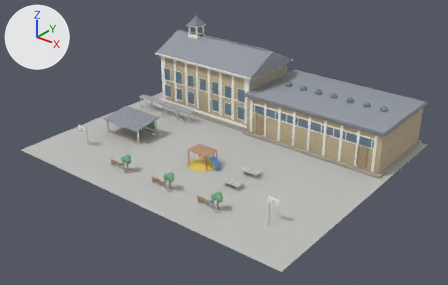
The glTF model models/th42_schulhof.glb, before and after one commit.
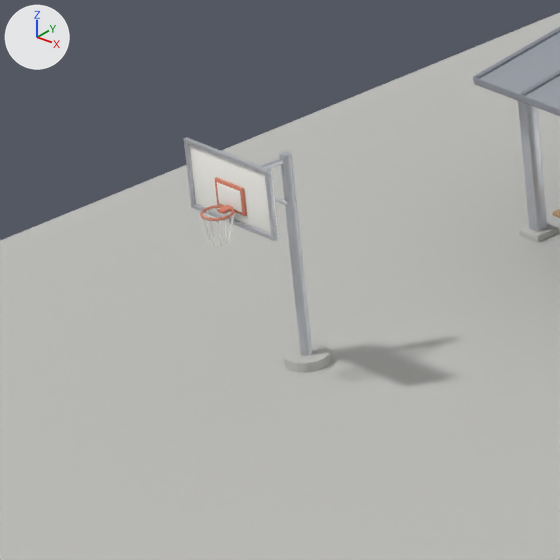
The first picture shows the older version from a 50 mm camera at (58.0, -73.0, 46.1) aimed at (1.7, -2.6, 2.4). The close-ups show the older and then the newer version on the part from 14% to 25% of the width and 39% to 57% of the height of that picture. Only the edits that show in the close-ups are written down. Arrows for +X, +Y and +Z are at upper left; the lights stay in place. Where no turn or scale is listed for an object, it has been applied to the vertices.
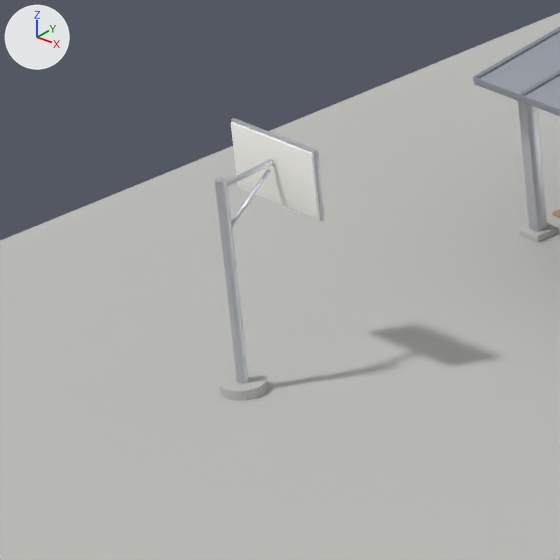
What the commit changed:
Object 'Cylinder.028' (ob_cylinder_028) moves from (-19.0, -13.4, 1.7) to (-19.0, -14.6, 1.7).
Object 'Cylinder.029' (ob_cylinder_029) moves from (-19.0, -13.4, 0.08) to (-19.0, -14.6, 0.08).
Object 'Cube.470' (ob_cube_470) moves from (-19.0, -13.89, 3.33) to (-19.0, -14.11, 3.33).
Object 'Cube.472' (ob_cube_472) moves from (-19.0, -14.4, 3.2) to (-19.0, -13.6, 3.2).
Object 'Cube.473' (ob_cube_473) moves from (-19.0, -14.44, 3.72) to (-19.0, -13.56, 3.72).
Object 'Cube.474' (ob_cube_474) moves from (-19.0, -14.44, 2.68) to (-19.0, -13.56, 2.68).
Object 'Cube.475' (ob_cube_475) moves from (-19.89, -14.44, 3.2) to (-19.89, -13.56, 3.2).
Object 'Cube.476' (ob_cube_476) moves from (-18.11, -14.44, 3.2) to (-18.11, -13.56, 3.2).
Object 'Cube.477' (ob_cube_477) moves from (-19.0, -14.45, 3.08) to (-19.0, -13.55, 3.08).
Object 'Cube.478' (ob_cube_478) moves from (-19.0, -14.46, 3.08) to (-19.0, -13.54, 3.08).
Object 'Cube.479' (ob_cube_479) moves from (-19.0, -14.52, 2.92) to (-19.0, -13.48, 2.92).

Changed parts and their boxes (x1, y1, x2, y2) in the close-ups (560 x 560 px):
'Cube.472', moved
    before: (189, 145, 279, 236)
    after: (231, 122, 321, 219)
'Cylinder.028', moved
    before: (279, 151, 312, 356)
    after: (215, 178, 249, 384)
'Cylinder.029', moved
    before: (283, 344, 330, 372)
    after: (220, 371, 267, 401)
'Cube.473', moved
    before: (184, 137, 271, 175)
    after: (231, 118, 318, 156)
'Cube.476', moved
    before: (265, 174, 277, 237)
    after: (314, 155, 325, 217)
'Cube.478', moved (not visible afterwards)
    before: (217, 182, 242, 212)
'Cube.474', moved
    before: (191, 204, 278, 241)
    after: (267, 199, 325, 221)
'Cube.470', moved
    before: (260, 159, 284, 169)
    after: (227, 159, 273, 187)
'Cube.477', moved (not visible afterwards)
    before: (215, 177, 247, 216)
'Cube.475', moved (not visible afterwards)
    before: (184, 143, 196, 204)
'Cube.479', moved (not visible afterwards)
    before: (217, 205, 233, 214)
